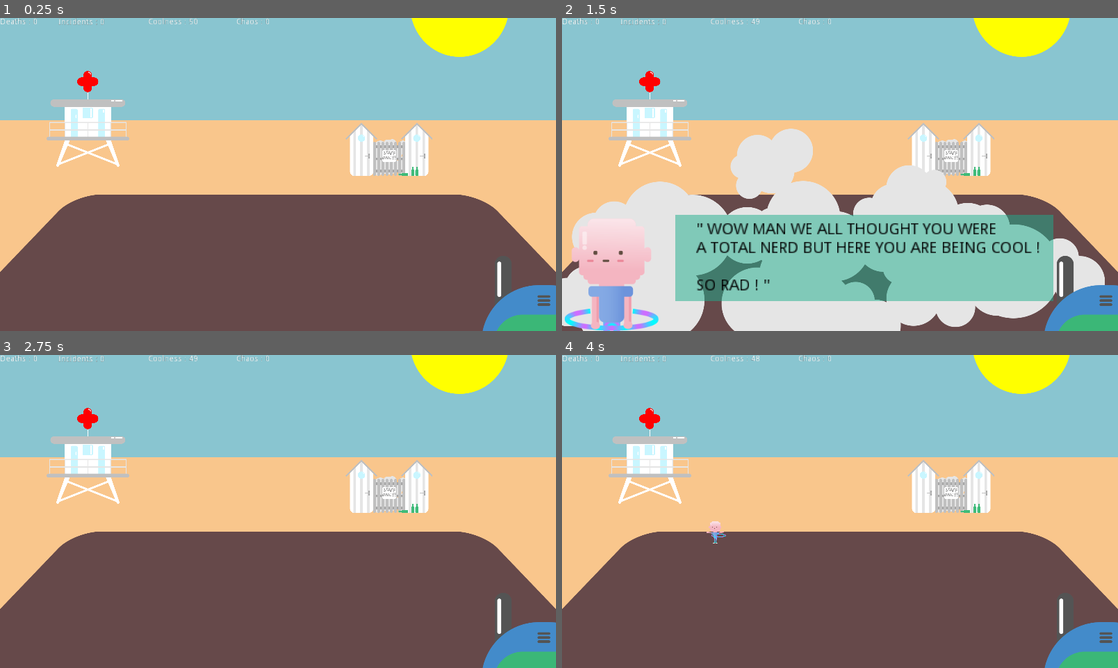
Above: before the commit, frames 1-4 (two rows, left to right).
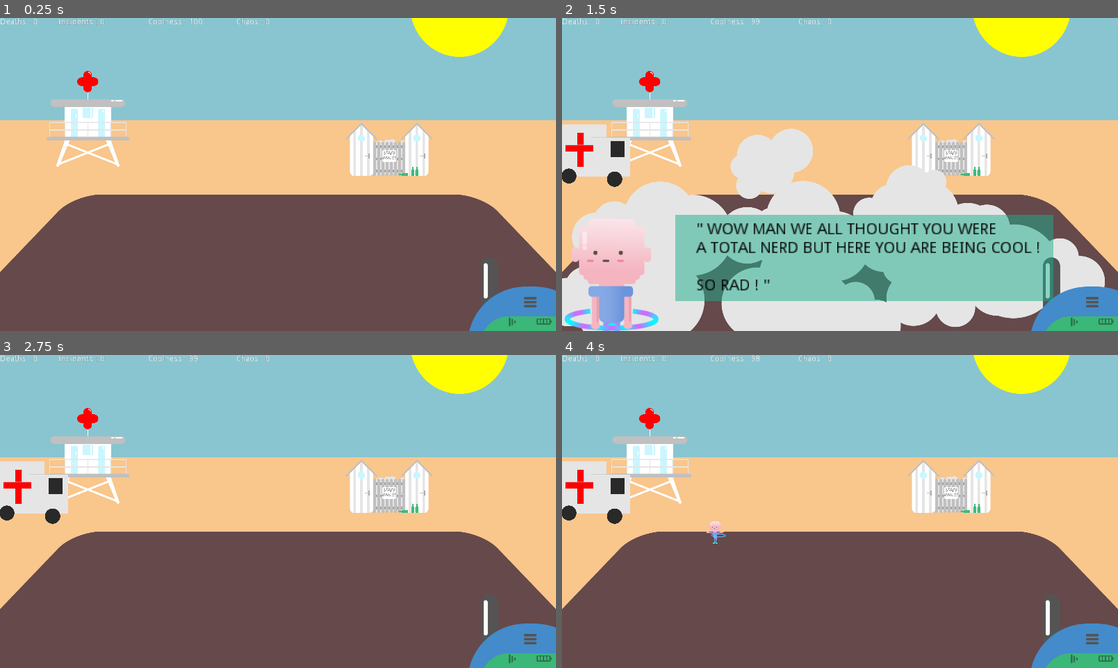
Above: after the commit, the same moments.

Repository: GuaranteedTrainwreck/LD47
Game: Godot game, scene res://Scenes/World/World.tscn
Two runs of this game, one before a commit and one after it. Both use one fixed random seed, a clock stepped at 60 frames per second and the inputs below.
Inputs (mouse positions are in pixels of both pictures, inside the frame that each line leads up to):
- Up to frame 1 (0.25 s): no input
- Up to frame 2 (1.5 s): move the mouse to (650, 118) at 0.52 s; hold Right mouse button (player_action) 0.53-1.28 s; click (650, 118) at 0.8 s; move the mouse to (951, 146) at 1.27 s; click (951, 146) at 1.35 s
- Up to frame 3 (2.75 s): right-click (389, 483) at 1.55 s; move the mouse to (333, 442) at 2.02 s; hold Right mouse button (player_action) from 2.03 s (still down); click (333, 442) at 2.3 s
- Up to frame 4 (4 s): tap Enter at 2.75 s; move the mouse to (812, 574) at 2.77 s; release Right mouse button (player_action) at 2.78 s; click (812, 574) at 2.85 s; right-click (812, 574) at 3.05 s; move the mouse to (717, 533) at 3.52 s; hold Right mouse button (player_action) from 3.53 s (still down); click (717, 533) at 3.8 s

The runs differ from the first frame. In frame 1, 0.9% of the frame differs, in the area x 34-100%, y 0-100%; in frame 2, 3.2%, in the area x 0-100%, y 0-100%; in frame 3, 2.8%; in frame 4, 2.8%.

Commit message:
added ambulance, endgame on coolness, endgame on fired, mobile anim, linked chaos to mobile, other stuff

Diff:
--- /dev/null
+++ b/Scenes/Ambulance/Ambulance.tscn
@@ -0,0 +1,72 @@
+[gd_scene load_steps=7 format=2]
+
+[ext_resource path="res://Assets/Ambulance/ambutemp.png" type="Texture" id=1]
+[ext_resource path="res://Scripts/Ambulance/Ambulance.gd" type="Script" id=2]
+
+[sub_resource type="RectangleShape2D" id=2]
+extents = Vector2( 144, 104 )
+
+[sub_resource type="SpriteFrames" id=1]
+animations = [ {
+"frames": [ ExtResource( 1 ) ],
+"loop": true,
+"name": "blicking",
+"speed": 5.0
+} ]
+
+[sub_resource type="Animation" id=3]
+resource_name = "arrival"
+tracks/0/type = "value"
+tracks/0/path = NodePath(".:position")
+tracks/0/interp = 1
+tracks/0/loop_wrap = true
+tracks/0/imported = false
+tracks/0/enabled = true
+tracks/0/keys = {
+"times": PoolRealArray( 0, 1 ),
+"transitions": PoolRealArray( 1, 1 ),
+"update": 0,
+"values": [ Vector2( -192, 456 ), Vector2( 120, 464 ) ]
+}
+
+[sub_resource type="Animation" id=4]
+resource_name = "departure"
+length = 20.0
+tracks/0/type = "value"
+tracks/0/path = NodePath(".:position")
+tracks/0/interp = 1
+tracks/0/loop_wrap = true
+tracks/0/imported = false
+tracks/0/enabled = true
+tracks/0/keys = {
+"times": PoolRealArray( 0, 1, 20 ),
+"transitions": PoolRealArray( 1, 1, 1 ),
+"update": 0,
+"values": [ Vector2( 120, 464 ), Vector2( -192, 464 ), Vector2( -192, 464 ) ]
+}
+
+[node name="Ambulance" type="StaticBody2D"]
+position = Vector2( 120, 464 )
+input_pickable = true
+script = ExtResource( 2 )
+__meta__ = {
+"_edit_group_": true
+}
+
+[node name="CollisionShape2D" type="CollisionShape2D" parent="."]
+position = Vector2( -16, 0 )
+shape = SubResource( 2 )
+
+[node name="AnimatedSprite" type="AnimatedSprite" parent="."]
+position = Vector2( 1.52588e-05, 1.52588e-05 )
+scale = Vector2( 0.31, 0.31 )
+frames = SubResource( 1 )
+animation = "blicking"
+
+[node name="Arrival" type="AnimationPlayer" parent="."]
+anims/arrival = SubResource( 3 )
+
+[node name="Departure" type="AnimationPlayer" parent="."]
+anims/departure = SubResource( 4 )
+[connection signal="input_event" from="." to="." method="_on_ambulance_input_event"]
+[connection signal="animation_finished" from="Departure" to="." method="_on_departure_animation_finished"]
--- a/Scenes/Phone/Phone.tscn
+++ b/Scenes/Phone/Phone.tscn
@@ -1,39 +1,66 @@
-[gd_scene load_steps=3 format=2]
+[gd_scene load_steps=8 format=2]
 
-[ext_resource path="res://Assets/Phone/vintagephone.png" type="Texture" id=1]
-[ext_resource path="res://Scenes/Phone/Phone.gd" type="Script" id=2]
+[ext_resource path="res://Assets/Fonts/nokiafc22.ttf" type="DynamicFontData" id=1]
+[ext_resource path="res://Scripts/Phone/Phone.gd" type="Script" id=2]
+[ext_resource path="res://Assets/Phone/mobileNoSms.png" type="Texture" id=3]
+[ext_resource path="res://Assets/Phone/mobileSms.png" type="Texture" id=4]
+
+[sub_resource type="SpriteFrames" id=1]
+animations = [ {
+"frames": [ ExtResource( 3 ) ],
+"loop": true,
+"name": "nosms",
+"speed": 5.0
+}, {
+"frames": [ ExtResource( 4 ), ExtResource( 3 ) ],
+"loop": true,
+"name": "sms",
+"speed": 1.0
+} ]
+
+[sub_resource type="DynamicFont" id=2]
+size = 20
+font_data = ExtResource( 1 )
+
+[sub_resource type="DynamicFont" id=3]
+size = 20
+font_data = ExtResource( 1 )
 
 [node name="Phone" type="StaticBody2D"]
 input_pickable = true
 script = ExtResource( 2 )
 
-[node name="vintagephone" type="Sprite" parent="."]
-position = Vector2( 11.1948, -15.3918 )
-texture = ExtResource( 1 )
-
 [node name="CollisionPolygon2D" type="CollisionPolygon2D" parent="."]
-position = Vector2( 11.1948, -15.3918 )
 polygon = PoolVector2Array( -140, -528.4, -131, -525.4, -131, -524, -122, -517, -122, -514.5, -116, -504.6, -116, -407. …(829 unchanged characters)…
 
+[node name="AnimatedSprite" type="AnimatedSprite" parent="."]
+frames = SubResource( 1 )
+animation = "nosms"
+
 [node name="Sms" type="Label" parent="."]
-margin_left = -139.501
-margin_top = -267.369
-margin_right = 1.49915
-margin_bottom = -253.369
-rect_scale = Vector2( 2, 2 )
-text = "BLA BLA BLA BLA BLA"
+margin_left = -168.0
+margin_top = -264.0
+margin_right = -13.0
+margin_bottom = -233.0
+custom_fonts/font = SubResource( 2 )
+custom_colors/font_color = Color( 0.145098, 0.494118, 0.313726, 1 )
+text = "Hey ! The infirmary
+tried to call me.
+Everything okay ?"
 __meta__ = {
 "_edit_use_anchors_": false
 }
 
 [node name="Response" type="Label" parent="."]
-margin_left = -108.737
-margin_top = -49.2094
-margin_right = 14.2631
-margin_bottom = -18.2094
-rect_scale = Vector2( 1.8, 1.8 )
-text = "BLA RESPONSE BLA
-BLA RESPONSE BLA"
+margin_left = -24.0
+margin_top = -104.0
+margin_right = 148.0
+margin_bottom = -51.0
+custom_fonts/font = SubResource( 3 )
+custom_colors/font_color = Color( 0.145098, 0.494118, 0.313726, 1 )
+text = "Everything is
+going great !"
+align = 2
 percent_visible = 0.0
 __meta__ = {
 "_edit_use_anchors_": false
--- a/Scenes/World/World.tscn
+++ b/Scenes/World/World.tscn
@@ -14,6 +14,7 @@
 [ext_resource path="res://Scenes/Phone/Phone.tscn" type="PackedScene" id=12]
 [ext_resource path="res://Assets/BeingCool/cloud6.png" type="Texture" id=13]
 [ext_resource path="res://Assets/BeingCool/cloud3.png" type="Texture" id=14]
+[ext_resource path="res://Scenes/Ambulance/Ambulance.tscn" type="PackedScene" id=15]
 
 [sub_resource type="Animation" id=1]
 resource_name = "smoke"
@@ -180,6 +181,54 @@
 "_edit_use_anchors_": false
 }
 
+[node name="UGOTFIRED" type="Node2D" parent="."]
+visible = false
+position = Vector2( 408, 224 )
+scale = Vector2( 8, 8 )
+z_index = 200
+
+[node name="ground" type="Sprite" parent="UGOTFIRED"]
+position = Vector2( 75.5, 35.5 )
+scale = Vector2( 0.187333, 0.100667 )
+texture = ExtResource( 5 )
+
+[node name="Fired" type="Label" parent="UGOTFIRED"]
+margin_right = 143.0
+margin_bottom = 82.0
+text = "YOU GOT CANNED !
+
+You did not answer
+your Boss's messages
+so he fired your ass."
+align = 1
+__meta__ = {
+"_edit_use_anchors_": false
+}
+
+[node name="NOTCOOL" type="Node2D" parent="."]
+visible = false
+position = Vector2( 408, 224 )
+scale = Vector2( 8, 8 )
+z_index = 200
+
+[node name="ground" type="Sprite" parent="NOTCOOL"]
+position = Vector2( 75.5, 35.5 )
+scale = Vector2( 0.187333, 0.100667 )
+texture = ExtResource( 5 )
+
+[node name="Suck" type="Label" parent="NOTCOOL"]
+margin_right = 143.0
+margin_bottom = 82.0
+text = "SORRY YOU'RE NOT COOL
+ENOUGH TO STAY !
+
+Next time try and hang out
+with the cool kids."
+align = 1
+__meta__ = {
+"_edit_use_anchors_": false
+}
+
 [node name="GlobalTimer" type="Timer" parent="."]
 
 [node name="Infirmary" parent="." instance=ExtResource( 1 )]
@@ -256,6 +305,8 @@
 }
 
 [node name="Phone" parent="." instance=ExtResource( 12 )]
-position = Vector2( 1876, 1362 )
+position = Vector2( 1840, 1352 )
 z_index = 100
+
+[node name="Ambulance" parent="." instance=ExtResource( 15 )]
 [connection signal="timeout" from="GlobalTimer" to="." method="_on_GlobalTimer_timeout"]
--- /dev/null
+++ b/Scripts/Ambulance/Ambulance.gd
@@ -0,0 +1,26 @@
+extends StaticBody2D
+
+var ambulanceReady = true
+var ambulanceClicked = false
+
+func _ready():
+	$Arrival.play("arrival")
+
+func _physics_process(delta):
+	ambulanceReady = get_parent().ambulanceReady
+	ambulanceClicked = get_parent().ambulanceClicked
+
+func _on_ambulance_input_event(viewport, event, shape_idx):
+	if event.is_action_pressed("player_select") and !get_parent().beingOnPhone:
+		ClickAmbulance()
+
+func ClickAmbulance():
+	if get_parent().deathsTotal > 0 and ambulanceReady and !ambulanceClicked:
+		get_parent().ambulanceClicked = true
+		self.rotation_degrees = 180
+
+func _on_departure_animation_finished(anim_name):
+	print("yes")
+	get_parent().ambulanceReady = true
+	self.rotation_degrees = 0
+	$Arrival.play("arrival")
--- a/Scripts/Hoopers/HulaHooper.gd
+++ b/Scripts/Hoopers/HulaHooper.gd
@@ -50,7 +50,6 @@
 
 #ON CLICK
 func _on_HulaHooper_input_event(_viewport, event, _shape_idx):
-
 #	heal Hooper
 	if event.is_action_pressed("player_action") and incident and get_parent().healing:
 		$LeavingTimer.set_paused(false)
@@ -61,6 +60,14 @@
 		get_parent().incidentsTotal -= 1
 		get_parent().get_node("Infirmary").ClickInfirmary()
 		$HooperAnim.play("hooping")
+
+#	pick up dead body
+	if event.is_action_pressed("player_action") and dead and get_parent().ambulanceClicked:
+		self.queue_free()
+		get_parent().deathsTotal -= 1
+		get_parent().ambulanceReady = false
+		get_parent().ambulanceClicked = false
+		get_parent().get_node("Ambulance").get_node("Departure").play("departure")
 
 #	DeathTimer Signal
 func _on_DeathTimer_timeout():
--- a/Scenes/Phone/Phone.gd
+++ b/Scripts/Phone/Phone.gd
@@ -16,6 +16,11 @@
 	smsReceived = get_parent().smsReceived
 	beingOnPhone = get_parent().beingOnPhone
 
+	if smsReceived:
+		$AnimatedSprite.play("sms")
+	else:
+		$AnimatedSprite.play("nosms")
+
 func _on_Phone_input_event(_viewport, event, _shape_idx):
 	if event.is_action_pressed("player_select") and smsReceived and !get_parent().beingCool:
 		if get_parent().healing:
@@ -30,6 +35,9 @@
 			typingDone = true
 	elif event.is_action_pressed("player_select") and typingDone:
 		$Response.percent_visible = 0
+		$AnimatedSprite.play("nosms")
 		position = pos
 		typingDone = false
+		get_parent().coolness -= 10
 		get_parent().beingOnPhone = false
+		get_parent().smsUnanswered = 20
--- a/Scripts/World/World.gd
+++ b/Scripts/World/World.gd
@@ -6,7 +6,7 @@
 # countdown/up variables
 var deathsTotal = 0
 var incidentsTotal = 0
-var coolness = 50
+var coolness = 100
 var chaos = 0
 var coolnessSubFactor = 1
 export var spawnRate = 3
@@ -15,7 +15,13 @@
 var beingOnPhone = false
 var beingCool = false
 var healing = false
-var smsReceived = true
+var smsReceived = false
+var ambulanceReady = true
+var ambulanceClicked = false
+
+#endgame timers
+var smsUnanswered = 20
+
 #get timer
 onready var timer = get_node("GlobalTimer")
 
@@ -49,3 +55,19 @@
 
 	if get_node("Staffcabin").beingCool == false:
 		coolness -= coolnessSubFactor
+
+#	if chaos limit reached
+	if chaos >= 10 and !beingOnPhone:
+		smsReceived = true
+
+#	start countdown to getting fired
+	if smsReceived:
+		smsUnanswered -= 1
+
+#	display you-got-fired message
+	if smsUnanswered == 0:
+		$UGOTFIRED.visible = true
+
+#	display not-cool message
+	if coolness <= 0:
+		$NOTCOOL.visible = true
Binary file added: Assets/Ambulance/ambutemp.png
Not shown, added: Assets/Ambulance/ambutemp.png.import
Binary file added: Assets/Fonts/nokiafc22.ttf
Binary file added: Assets/Phone/mobileNoSms.png
Not shown, added: Assets/Phone/mobileNoSms.png.import
Binary file added: Assets/Phone/mobileSms.png
Not shown, added: Assets/Phone/mobileSms.png.import
Not shown: 1 places in Scenes/World/World.tscn that only renumber resources
